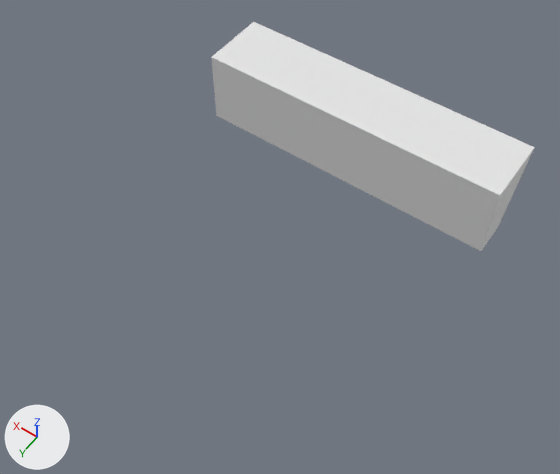
A saved change to the OBJ model models/simple_7inch/vinyl_record_storage.obj.
Rendered twice from a camera (50 mm lens) standing at (-11.5, 52.7, 65.9) and looking at (17.4, 12.3, 2.3). Every picture has the same lights, and +X, +Y and +Z are marked at lower left. The first picture is the older version. Where no turn or scale is listed for an object, it has been applied to the vertices. Vertices at exactly the same position are counted once.

Names of what the first picture shows: 'vinyl_record_storage'.
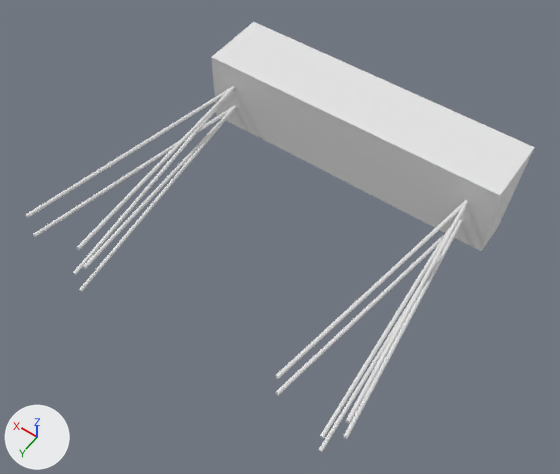
Where the change shows, as pixel boxes (x1, y1, x2, y2) in the pictures (560 x 474 px):
'vinyl_record_storage', reshaped (57% wider, 87% taller)
    before: (211, 22, 535, 251)
    after: (26, 22, 535, 452)
part 1 of me_vinyl_record_storage, added
    after: (275, 219, 463, 452)
part 2 of me_vinyl_record_storage, added
    after: (33, 106, 236, 292)
part 3 of me_vinyl_record_storage, added
    after: (275, 200, 468, 439)
part 4 of me_vinyl_record_storage, added
    after: (26, 86, 235, 275)

Edits to the bpy script that builds the scene:
```text
Change me_vinyl_record_storage:
    used by ob_vinyl_record_storage; location = (0.0, 0.0, 0.0)
    remove me_vinyl_record_storage.from_pydata(...)  # 52 vertices, 96 faces; spans x 0.0..35.8, y -8.0..0.0, z 0.0..9.0
    add me_vinyl_record_storage.from_pydata(...)  # 836 vertices, 1632 faces; spans x -0.6..36.5, y -8.0..28.0, z -1.0..9.0
    me_vinyl_record_storage part 1: a new loose piece of 196 vertices spanning x -0.6..6.7, y 0.0..28.0, z -1.0..5.3
    me_vinyl_record_storage part 2: a new loose piece of 196 vertices spanning x 29.1..36.5, y 0.0..28.0, z -1.0..5.3
    me_vinyl_record_storage part 3: a new loose piece of 196 vertices spanning x -0.6..6.7, y 0.0..28.0, z 2.0..8.3
    me_vinyl_record_storage part 4: a new loose piece of 196 vertices spanning x 29.1..36.5, y 0.0..28.0, z 2.0..8.3
```
